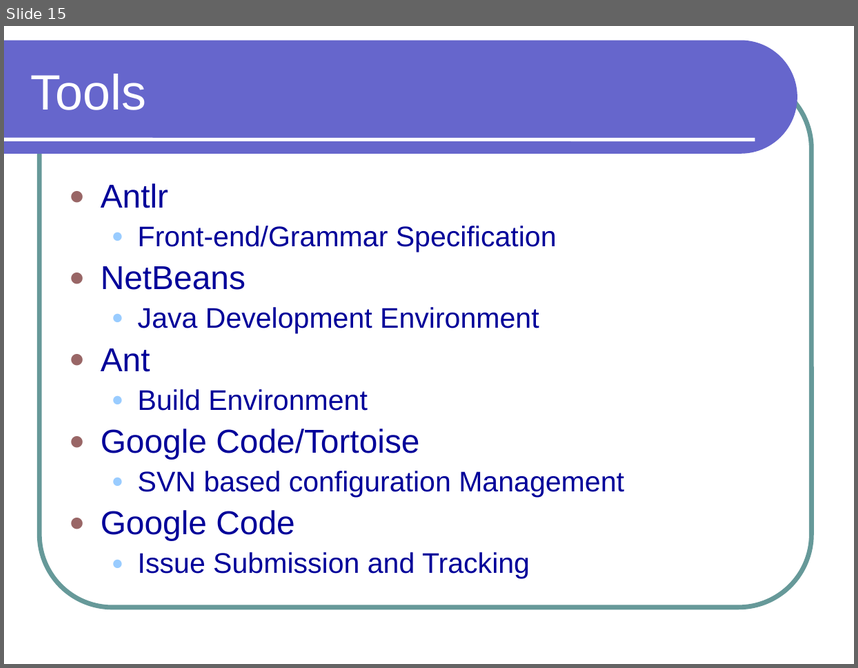
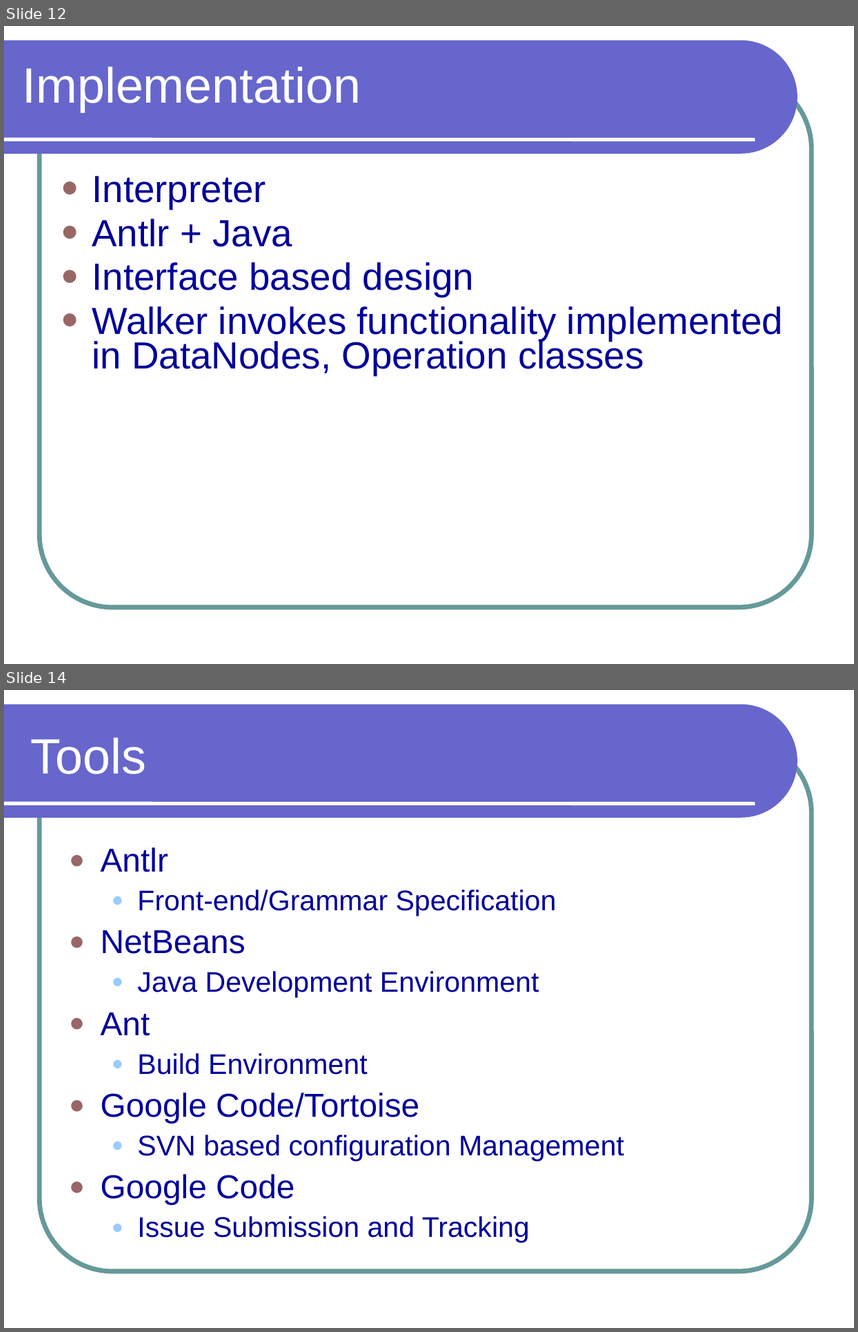
Before and after one commit to preethinarayan/plt-bdpl, a slide deck: bdpl/doc/Presentation/BDPL.ppt. Shown one above the other, each under a label of ours: slide 15 before the commit, slides 12 and 14 after it; the slides between them are not shown. The pictures are 858x668 and 858x1332 pixels, drawn with LibreOffice and Linux fonts; fonts in the diff are those of the drawing. Boxes give left, top, right and bottom in pixels: in the first picture for what was removed or moved away, otherwise in the second. Text is boxed around its words. In the diff, an @@ line names an element or a change of style, - is before the commit and + after.

```diff
--- a/bdpl/doc/Presentation/BDPL.ppt
+++ b/bdpl/doc/Presentation/BDPL.ppt
@@ slide 12 added at bbox=[4, 26, 854, 664], background #FFFFFF; not listed: 3 template elements that a slide beside it also shows @@
@@ title added at bbox=[22, 67, 361, 112], 42 pt, text #FFFFFF @@
+Implementation
@@ text added at bbox=[92, 176, 783, 375], 32 pt, text #000099 @@
+● Interpreter
+● Antlr + Java
+● Interface based design
+● Walker invokes functionality implemented in DataNodes, Operation classes
@@ what was slide 15 is now slide 14 @@
```
Also in this commit, not shown: 6 slides changed, 2 slides removed, 1 other file.
